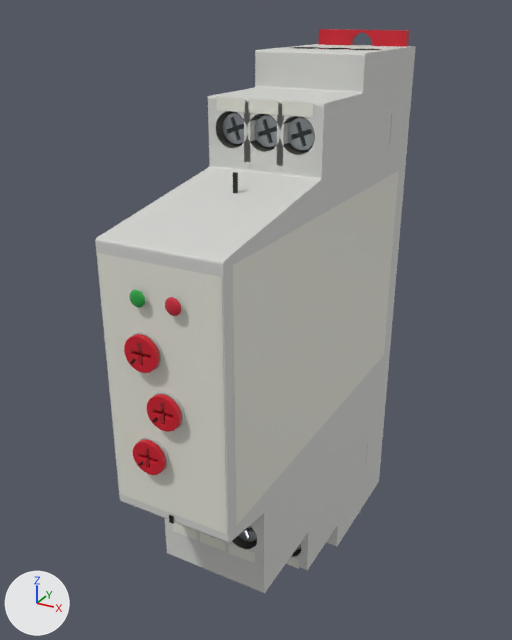
What one commit did to the glTF model public/models/industriais/timerGeyaGrt8M2.glb.
Before and after are seen from a 50 mm camera at (0.0477, -0.1269, 0.0984) aimed at (-0.004, -0.0329, 0.0514). The lights are fixed; the arrows at lower left show +X, +Y and +Z. The picture after the commit comes second. Where no turn or scale is listed for an object, it has been applied to the vertices. Vertices at exactly the same position are counted once.

The older version as bpy lines, for what is in view:
```python
ob_industrial_fascia = bpy.data.objects.new('industrial_fascia', me_mesh_12)
ob_industrial_fascia.location = (0.0, -0.0641, 0.0534)
ob_industrial_geya_body = bpy.data.objects.new('industrial_geya_body', me_mesh_0)
ob_industrial_geya_body.location = (0.0, 0.0, 0.0)
ob_industrial_geya_cover_slot_34_5 = bpy.data.objects.new('industrial_geya_cover_slot_34.5', me_mesh_3)
ob_industrial_geya_cover_slot_34_5.location = (0.0, -0.064, 0.0345)
ob_industrial_geya_label_15 = bpy.data.objects.new('industrial_geya_label_15', me_mesh_82)
ob_industrial_geya_label_15.location = (-0.0052, -0.0381, 0.0089)
ob_industrial_geya_label_25 = bpy.data.objects.new('industrial_geya_label_25', me_mesh_58)
ob_industrial_geya_label_25.location = (-0.0052, -0.0541, 0.023)
ob_industrial_geya_label_26 = bpy.data.objects.new('industrial_geya_label_26', me_mesh_66)
ob_industrial_geya_label_26.location = (0.0, -0.0541, 0.023)
ob_industrial_geya_label_28 = bpy.data.objects.new('industrial_geya_label_28', me_mesh_74)
ob_industrial_geya_label_28.location = (0.0052, -0.0541, 0.023)
ob_industrial_geya_side_r = bpy.data.objects.new('industrial_geya_side_r', me_mesh_106)
ob_industrial_geya_side_r.location = (0.009, -0.033, 0.0538)
ob_industrial_range_body = bpy.data.objects.new('industrial_range_body', me_mesh_14)
ob_industrial_range_body.location = (-0.0024, -0.0646, 0.0595)
# also in view: 'industrial_function_body' at (-0.0024, -0.0649, 0.0443); 'industrial_din_latch_top' at (0.0, -0.0018, 0.0925); 'industrial_fraction_body' at (0.0004, -0.0649, 0.0519)
```
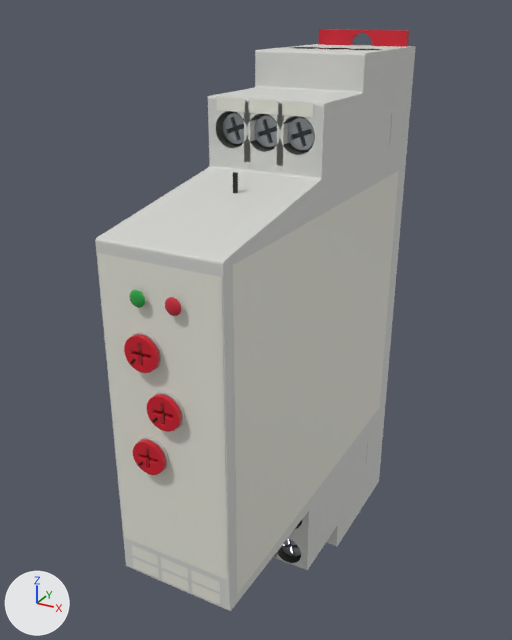
Where the newer file only moved an object's origin or applied its transform, the numbers keep the older frame.

Changed parts and their boxes (x1, y1, x2, y2) in the pictures (512 x 640 px; the box of a moved part takes in the faces that stretch with it):
'industrial_geya_body', reshaped: before (95, 44, 415, 593); after (95, 44, 415, 611)
'industrial_fascia', reshaped (16% taller): before (97, 253, 227, 534); after (97, 253, 228, 580)
'industrial_geya_label_28', moved: before (229, 543, 255, 563); after (191, 570, 220, 592)
'industrial_geya_label_26', moved: before (200, 532, 225, 551); after (161, 558, 188, 579)
'industrial_geya_label_25', moved: before (172, 522, 197, 540); after (132, 545, 158, 566)
'industrial_geya_label_18', moved: before (286, 557, 299, 569); after (192, 583, 220, 605)
'industrial_geya_label_16', moved (not visible before): after (162, 570, 189, 591)
'industrial_geya_label_15', moved (not visible before): after (133, 558, 159, 578)
'industrial_geya_cover_slot_34.5', deleted: before (169, 515, 174, 524)
part 1 of me_mesh_0, moved or reshaped: before (96, 95, 362, 593); after (96, 93, 363, 611)
part 3 of me_mesh_106, moved or reshaped: before (233, 171, 399, 526); after (236, 503, 302, 594)

The change, as a diff of the scene's bpy script:
```diff
--- a/public/models/industriais/timerGeyaGrt8M2.glb.py
+++ b/public/models/industriais/timerGeyaGrt8M2.glb.py
@@ me_mesh_0 @@
-me_mesh_0.from_pydata(...)  # 2112 vertices, 2774 faces; spans x -0.009..0.009, y -0.064..0.0, z 0.0025..0.0925
+me_mesh_0.from_pydata(...)  # 2491 vertices, 3427 faces; spans x -0.009..0.009, y -0.064..0.0, z 0.0025..0.0925
+# me_mesh_0 part 1: 24 vertices moved from x -0.0035..0.009, y -0.038, z 0.0084..0.016 to x -0.0028..0.009, y -0.038, z 0.0084..0.0156; 953 vertices removed from x -0.009..0.009, y -0.064..-0.038, z 0.0084..0.0344; 1332 vertices added at x -0.009..0.009, y -0.064..-0.024, z 0.0078..0.0224
 me_mesh_0.materials.append(mat_material_0)
@@ me_mesh_12 @@
-me_mesh_12.from_pydata(...)  # 4 vertices, 2 faces; spans x -0.0088..0.0088, y 0.0, z -0.0179..0.0179
-me_mesh_12.vertices[1].co = (-0.0088, 0.0, -0.0179)  # pixel (119, 493)
-me_mesh_12.vertices[3].co = (0.0088, 0.0, -0.0179)  # pixel (226, 534)
+me_mesh_12.from_pydata(...)  # 4 vertices, 2 faces; spans x -0.0088..0.0088, y 0.0, z -0.0256..0.0179
+# me_mesh_12 part 2
+me_mesh_12.vertices[1].co = (-0.0088, 0.0, -0.0256)  # pixel (124, 537)
+me_mesh_12.vertices[3].co = (0.0088, 0.0, -0.0256)  # pixel (227, 580)
 me_mesh_12.materials.append(mat_material_5)
@@ me_mesh_106 @@
-me_mesh_106.from_pydata(...)  # 4 vertices, 2 faces; spans x 0.0, y -0.029..0.029, z -0.0182..0.0182
-me_mesh_106.vertices[1].co = (0.0, -0.029, -0.0182)  # pixel (236, 525)
-me_mesh_106.vertices[3].co = (0.0, 0.029, -0.0182)  # pixel (383, 354)
+me_mesh_106.from_pydata(...)  # 4 vertices, 2 faces; spans x 0.0, y -0.029..0.029, z -0.0303..0.0182
+# me_mesh_106 part 3
+me_mesh_106.vertices[1].co = (0.0, -0.029, -0.0303)  # pixel (237, 594)
+me_mesh_106.vertices[3].co = (0.0, 0.029, -0.0303)  # pixel (379, 407)
 me_mesh_106.materials.append(mat_material_5)
@@ ob_industrial_geya_cover_slot_34_5 @@
-ob_industrial_geya_cover_slot_34_5 = bpy.data.objects.new('industrial_geya_cover_slot_34.5', me_mesh_3)
@@ ob_industrial_geya_label_25 @@
 ob_industrial_geya_label_25 = bpy.data.objects.new('industrial_geya_label_25', me_mesh_58)
-ob_industrial_geya_label_25.location = (-0.0052, -0.0541, 0.023)
+ob_industrial_geya_label_25.location = (-0.0052, -0.0641, 0.0259)
@@ ob_industrial_geya_label_26 @@
 ob_industrial_geya_label_26 = bpy.data.objects.new('industrial_geya_label_26', me_mesh_66)
-ob_industrial_geya_label_26.location = (0.0, -0.0541, 0.023)
+ob_industrial_geya_label_26.location = (0.0, -0.0641, 0.0259)
@@ ob_industrial_geya_label_28 @@
 ob_industrial_geya_label_28 = bpy.data.objects.new('industrial_geya_label_28', me_mesh_74)
-ob_industrial_geya_label_28.location = (0.0052, -0.0541, 0.023)
+ob_industrial_geya_label_28.location = (0.0052, -0.0641, 0.0259)
@@ ob_industrial_geya_label_15 @@
 ob_industrial_geya_label_15 = bpy.data.objects.new('industrial_geya_label_15', me_mesh_82)
-ob_industrial_geya_label_15.location = (-0.0052, -0.0381, 0.0089)
+ob_industrial_geya_label_15.location = (-0.0052, -0.0641, 0.0236)
@@ ob_industrial_geya_label_16 @@
 ob_industrial_geya_label_16 = bpy.data.objects.new('industrial_geya_label_16', me_mesh_90)
-ob_industrial_geya_label_16.location = (0.0, -0.0381, 0.0089)
+ob_industrial_geya_label_16.location = (0.0, -0.0641, 0.0236)
@@ ob_industrial_geya_label_18 @@
 ob_industrial_geya_label_18 = bpy.data.objects.new('industrial_geya_label_18', me_mesh_98)
-ob_industrial_geya_label_18.location = (0.0052, -0.0381, 0.0089)
+ob_industrial_geya_label_18.location = (0.0052, -0.0641, 0.0236)
```
